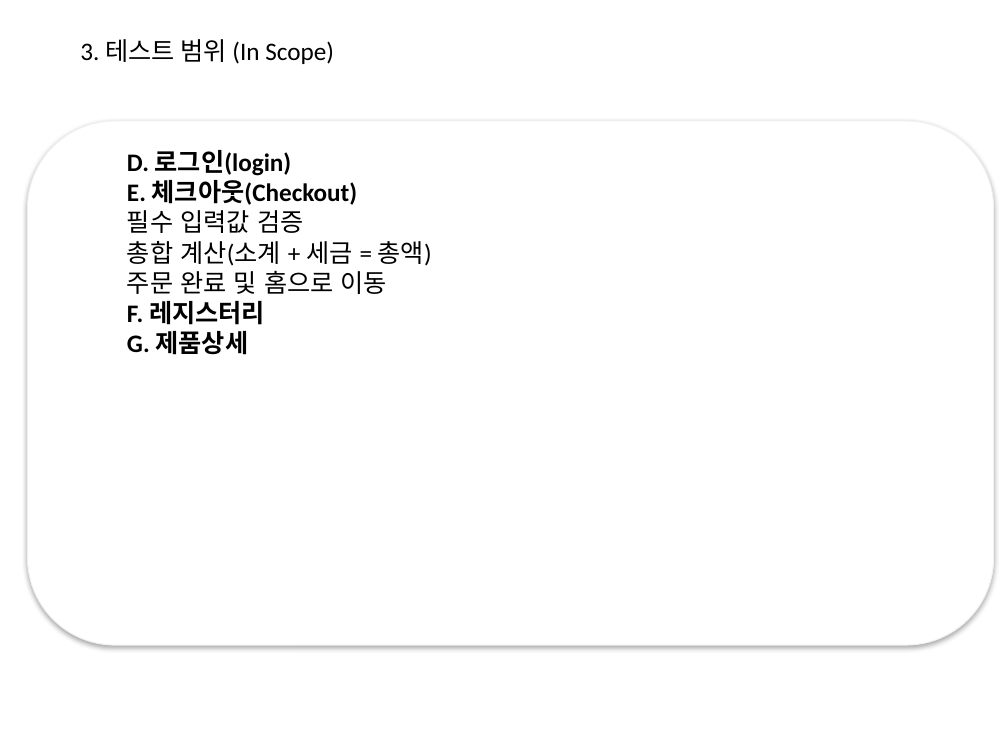
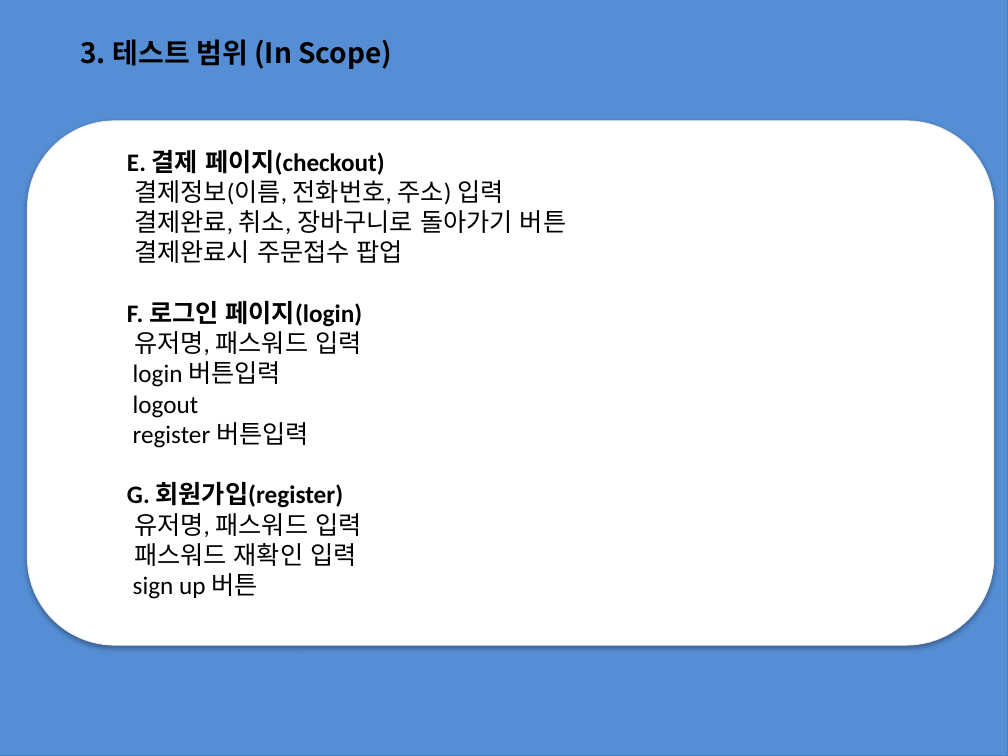
Before and after one commit to jwbaik98/project, a slide deck: slide 6 of 2조 프로젝트 과제(제작중).pptx (slide 5 before the commit). Drawn at 1008x756 pixels with LibreOffice and Linux fonts; fonts in the diff are those of the drawing; background and template pictures are left out. Boxes give left, top, right and bottom in pixels: in the first picture for what was removed or moved away, otherwise in the second. Text is boxed around its words. In the diff, an @@ line names an element or a change of style, - is before the commit and + after.

```diff
--- a/2조 프로젝트 과제(제작중).pptx
+++ b/2조 프로젝트 과제(제작중).pptx
@@ rectangle added at [0, 0, 1008, 756], fill #558ED5, outline #4B7EBC 0.75 pt @@
@@ text "3. 테스트 범위 (In Scope)" at [80, 39, 392, 69]: size 18 to 20 pt, font Calibri to Noto Sans CJK KR, bold on @@
@@ text at [127, 150, 566, 599]: text changed; bold off @@
-D. 로그인(login)
-E. 체크아웃(Checkout)
-필수 입력값 검증
-총합 계산(소계 + 세금 = 총액)
-주문 완료 및 홈으로 이동
-F. 레지스터리
-G. 제품상세
+E. 결제 페이지(checkout)
+결제정보(이름, 전화번호, 주소) 입력
+결제완료, 취소, 장바구니로 돌아가기 버튼
+결제완료시 주문접수 팝업
+F. 로그인 페이지(login)
+유저명, 패스워드 입력
+login 버튼입력
+logout
+register 버튼입력
+G. 회원가입(register)
+유저명, 패스워드 입력
+패스워드 재확인 입력
+sign up 버튼
```
Also in this commit, not shown: 20 other slides changed, 3 slides added, 4 slides removed.
